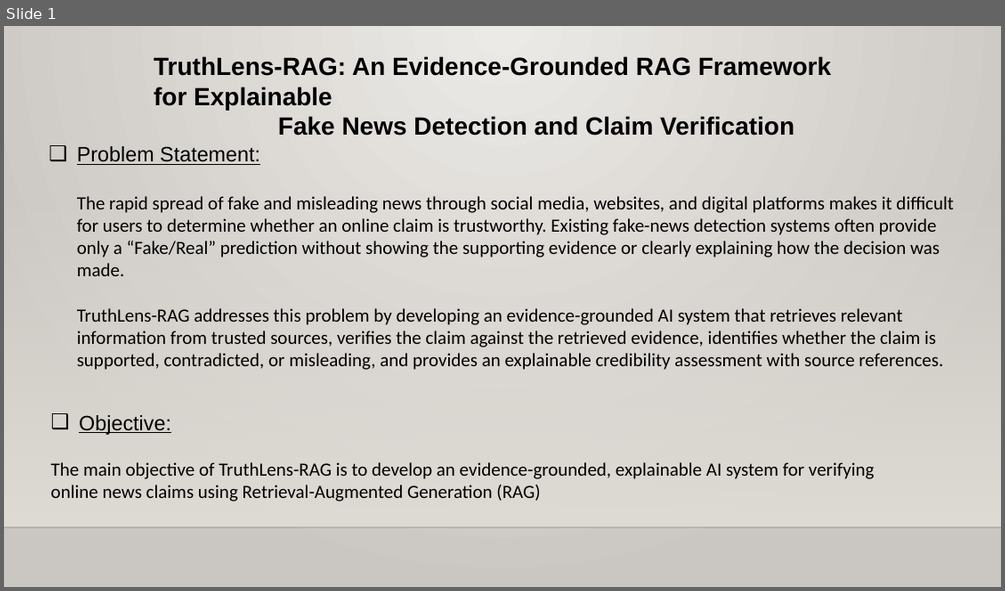
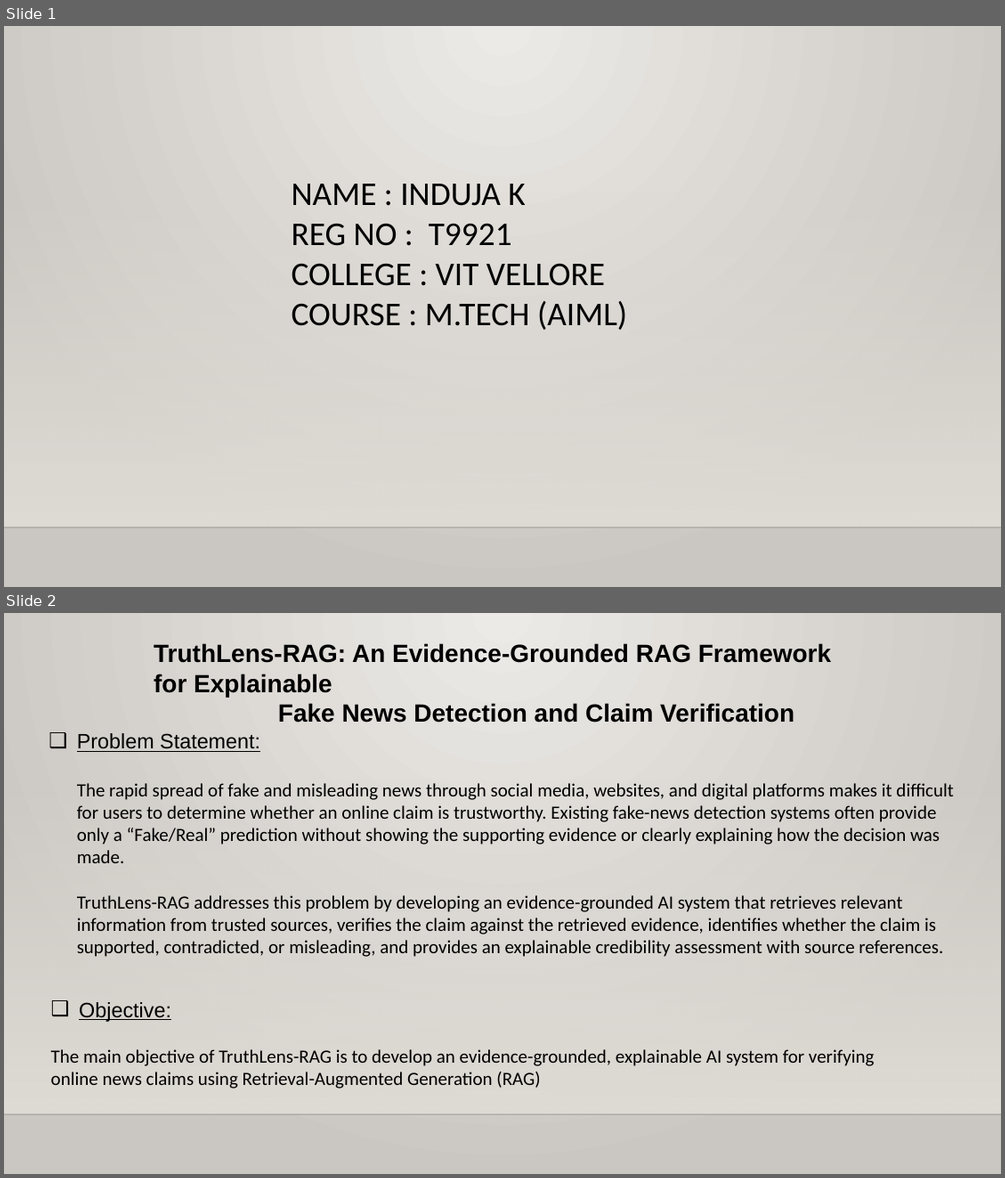
Before and after one commit to indujakarthikeyan-13/T9921_VITV_INDUJA_K, a slide deck: Zeroth_review.pptx. Shown one above the other, each under a label of ours: slide 1 before the commit, slides 1 and 2 after it. The pictures are 1005x591 and 1005x1178 pixels, drawn with LibreOffice and Linux fonts; fonts in the diff are those of the drawing; background and template pictures are left out. Boxes give left, top, right and bottom in pixels: in the first picture for what was removed or moved away, otherwise in the second. Text is boxed around its words. In the diff, an @@ line names an element or a change of style, - is before the commit and + after.

```diff
--- a/Zeroth_review.pptx
+++ b/Zeroth_review.pptx
@@ slide 1 added at [4, 26, 1001, 587], background gradient #ECEAE7 to #CAC7C1; not listed: 2 template elements that a slide beside it also shows @@
@@ text added at [291, 184, 627, 329], 32 pt, text #000000 @@
+NAME : INDUJA K
+REG NO : T9921
+COLLEGE : VIT VELLORE
+COURSE : M.TECH (AIML)
@@ what was slide 1 is now slide 2 @@
```
